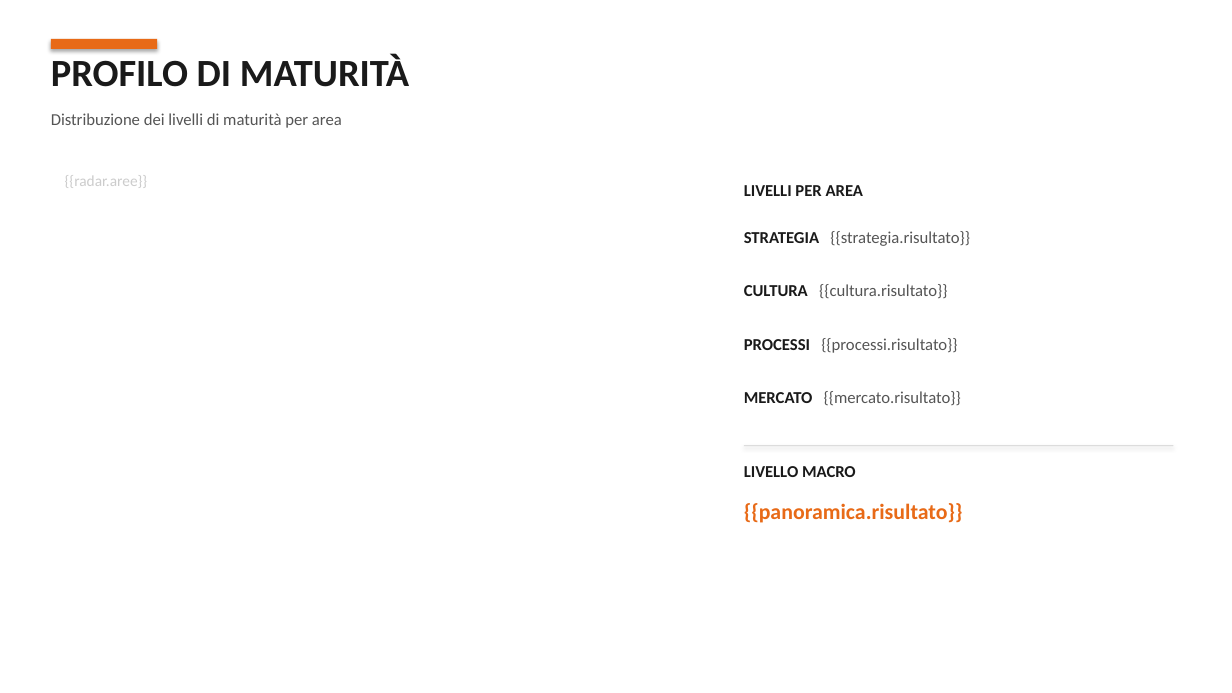
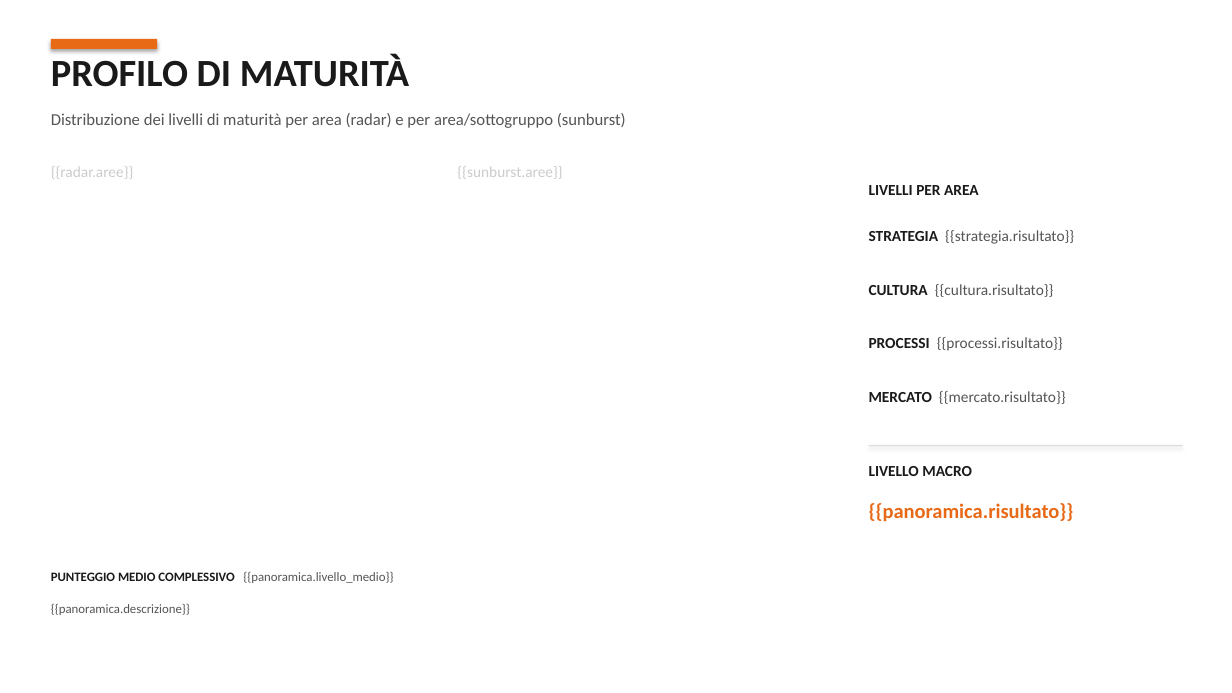
Before and after one commit to Frenz86/OsservatorioGalactica, a slide deck: slide 6 of mod1/template_esempio.pptx (slide 7 before the commit). Drawn at 1232x693 pixels with LibreOffice and Linux fonts; fonts in the diff are those of the drawing. Boxes give left, top, right and bottom in pixels: in the first picture for what was removed or moved away, otherwise in the second. Text is boxed around its words. In the diff, an @@ line names an element or a change of style, - is before the commit and + after.

```diff
--- a/mod1/template_esempio.pptx
+++ b/mod1/template_esempio.pptx
@@ text at (51, 113, 626, 128): text changed @@
-Distribuzione dei livelli di maturità per area
+Distribuzione dei livelli di maturità per area (radar) e per area/sottogruppo (sunburst)
@@ text "{{radar.aree}}": place and size @@
-text "{{radar.aree}}" at (65, 175, 148, 188)
+text "{{radar.aree}}" at (51, 166, 134, 179)
@@ text added at (457, 166, 562, 179), 12 pt, text #CCCCCC @@
+{{sunburst.aree}}
@@ text "LIVELLI PER AREA": place and size @@
-text "LIVELLI PER AREA" at (744, 185, 863, 196)
+text "LIVELLI PER AREA" at (869, 185, 979, 195)
@@ text "STRATEGIA {{strategia.risultato}}": place and size @@
-text "STRATEGIA {{strategia.risultato}}" at (744, 231, 970, 246)
+text "STRATEGIA {{strategia.risultato}}" at (869, 230, 1074, 244)
@@ text "CULTURA {{cultura.risultato}}": place and size @@
-text "CULTURA {{cultura.risultato}}" at (744, 284, 948, 298)
+text "CULTURA {{cultura.risultato}}" at (869, 284, 1054, 297)
@@ size 13 to 12 pt in 6 elements at (869, 185, 979, 195), (869, 230, 1074, 244), (869, 284, 1054, 297), (869, 391, 1066, 404), (869, 466, 972, 476), (869, 337, 1063, 351) @@
@@ text "PROCESSI {{processi.risultato}}": place and size @@
-text "PROCESSI {{processi.risultato}}" at (744, 338, 957, 353)
+text "PROCESSI {{processi.risultato}}" at (869, 337, 1063, 351)
@@ text "MERCATO {{mercato.risultato}}": place and size @@
-text "MERCATO {{mercato.risultato}}" at (744, 391, 961, 405)
+text "MERCATO {{mercato.risultato}}" at (869, 391, 1066, 404)
@@ rectangle: place and size @@
-rectangle at (744, 445, 1174, 446)
+rectangle at (869, 445, 1183, 446)
@@ text "LIVELLO MACRO": place and size @@
-text "LIVELLO MACRO" at (744, 466, 856, 477)
+text "LIVELLO MACRO" at (869, 466, 972, 476)
@@ text "{{panoramica.risultato}}": place and size @@
-text "{{panoramica.risultato}}" at (744, 503, 963, 523)
+text "{{panoramica.risultato}}" at (869, 503, 1074, 522)
@@ text "{{panoramica.risultato}}" at (869, 503, 1074, 522): size 17 to 16 pt @@
@@ text added at (51, 572, 393, 583), 10 pt, text #555555 @@
+PUNTEGGIO MEDIO COMPLESSIVO {{panoramica.livello_medio}}
@@ text added at (51, 604, 190, 615), 10 pt, text #555555 @@
+{{panoramica.descrizione}}
```
Also in this commit, not shown: 1 slide removed, 17 other files.
